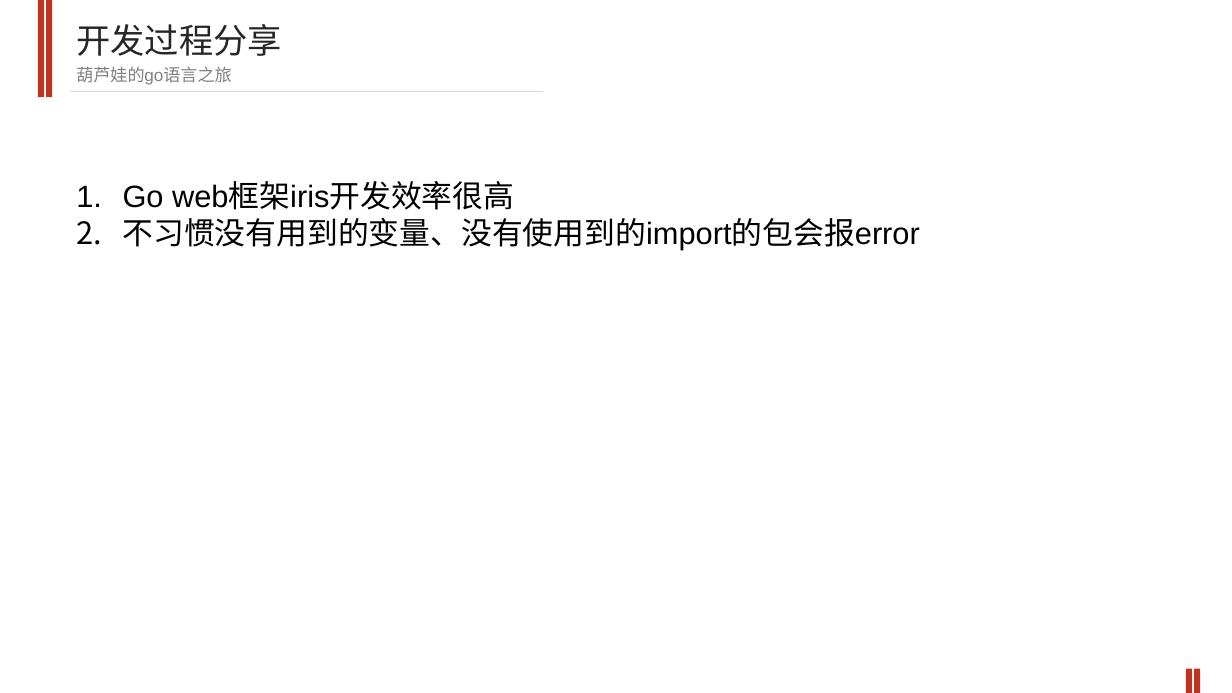
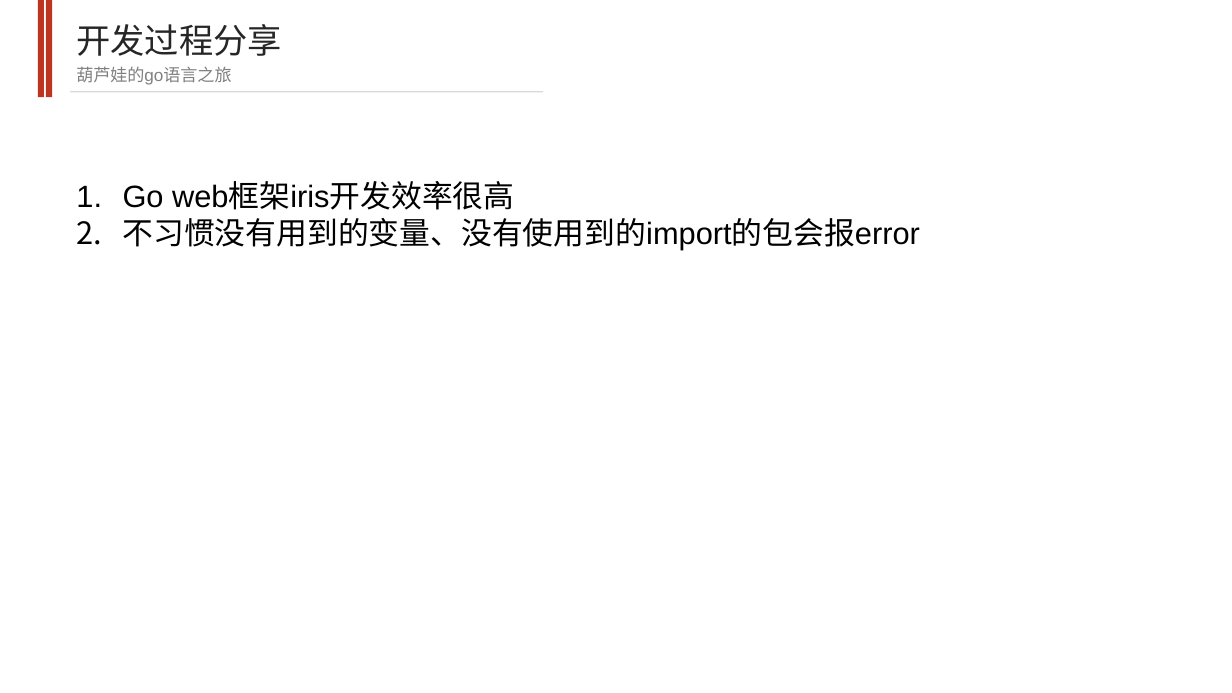
Before and after one commit to Novemser/calabashbrothersfight, a slide deck: slide 11 of presentation.pptx (slide 13 before the commit). Drawn at 1232x693 pixels with LibreOffice and Linux fonts; fonts in the diff are those of the drawing. Boxes give left, top, right and bottom in pixels: in the first picture for what was removed or moved away, otherwise in the second. Text is boxed around its words. In the diff, an @@ line names an element or a change of style, - is before the commit and + after.

```diff
--- a/presentation.pptx
+++ b/presentation.pptx
@@ rectangle removed at (x1=1186, y1=669, x2=1193, y2=693) @@
@@ rectangle removed at (x1=1194, y1=669, x2=1200, y2=693) @@
```
Also in this commit, not shown: 8 other slides changed, 2 slides added, 4 slides removed, 1 other file.
